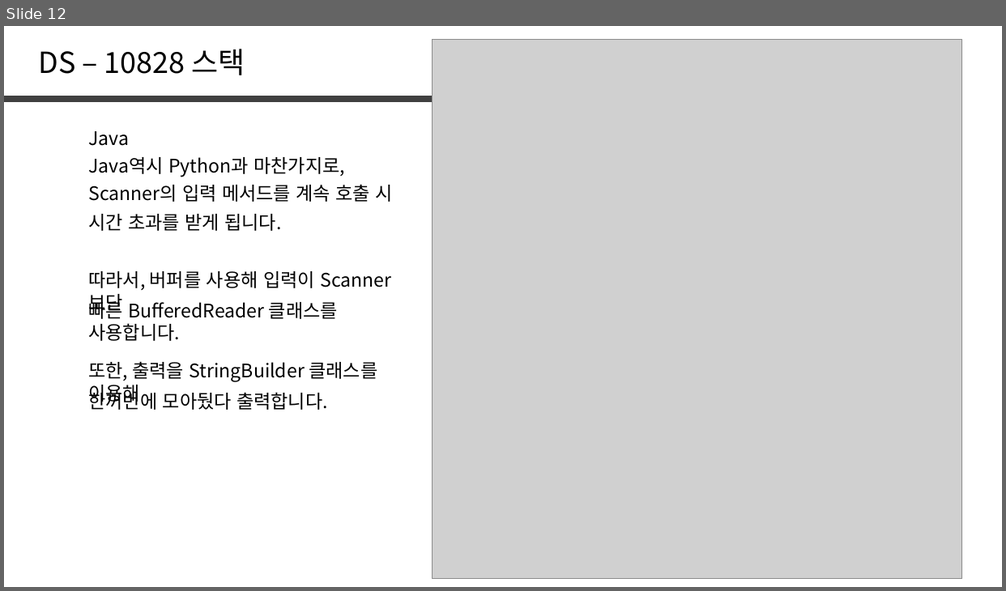
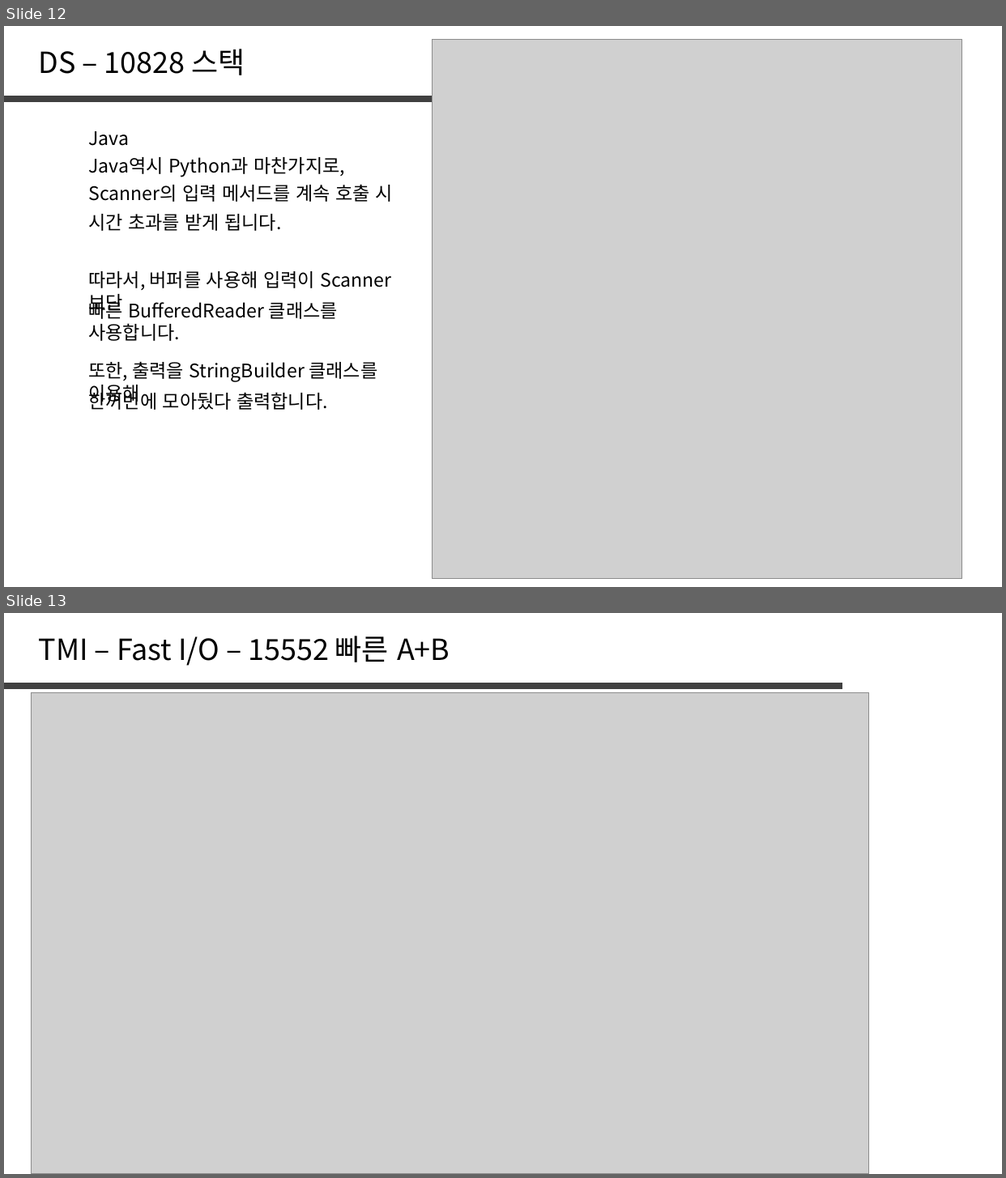
Before and after one commit to jaehoo1/PS-study, a slide deck: study/7_Stack, Queue, List.pptx. Shown one above the other, each under a label of ours: slide 12 before the commit, slides 12 and 13 after it. The pictures are 1006x591 and 1006x1178 pixels, drawn with LibreOffice and Linux fonts; fonts in the diff are those of the drawing; grey boxes stand for pictures. Boxes give left, top, right and bottom in pixels: in the first picture for what was removed or moved away, otherwise in the second. Text is boxed around its words. In the diff, an @@ line names an element or a change of style, - is before the commit and + after.

```diff
--- a/study/7_Stack, Queue, List.pptx
+++ b/study/7_Stack, Queue, List.pptx
@@ slide 13 added at [4, 613, 1002, 1174], background #FFFFFF @@
@@ text added at [39, 636, 450, 666], 28 pt, text #000000 @@
+TMI – Fast I/O – 15552 빠른 A+B
@@ line added from (4, 686) to (842, 686), #404040 6 pt @@
@@ picture added at [31, 692, 869, 1174] @@
```
Also in this commit, not shown: 1 slide changed, 4 other slides added, 2 slides removed.
